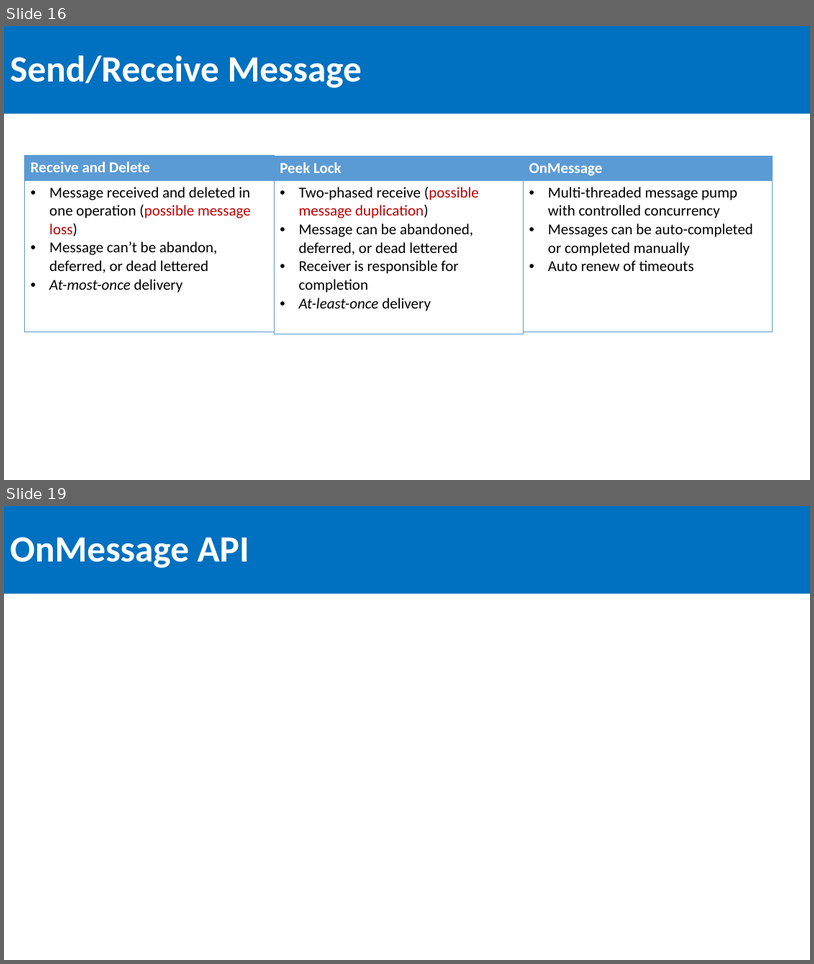
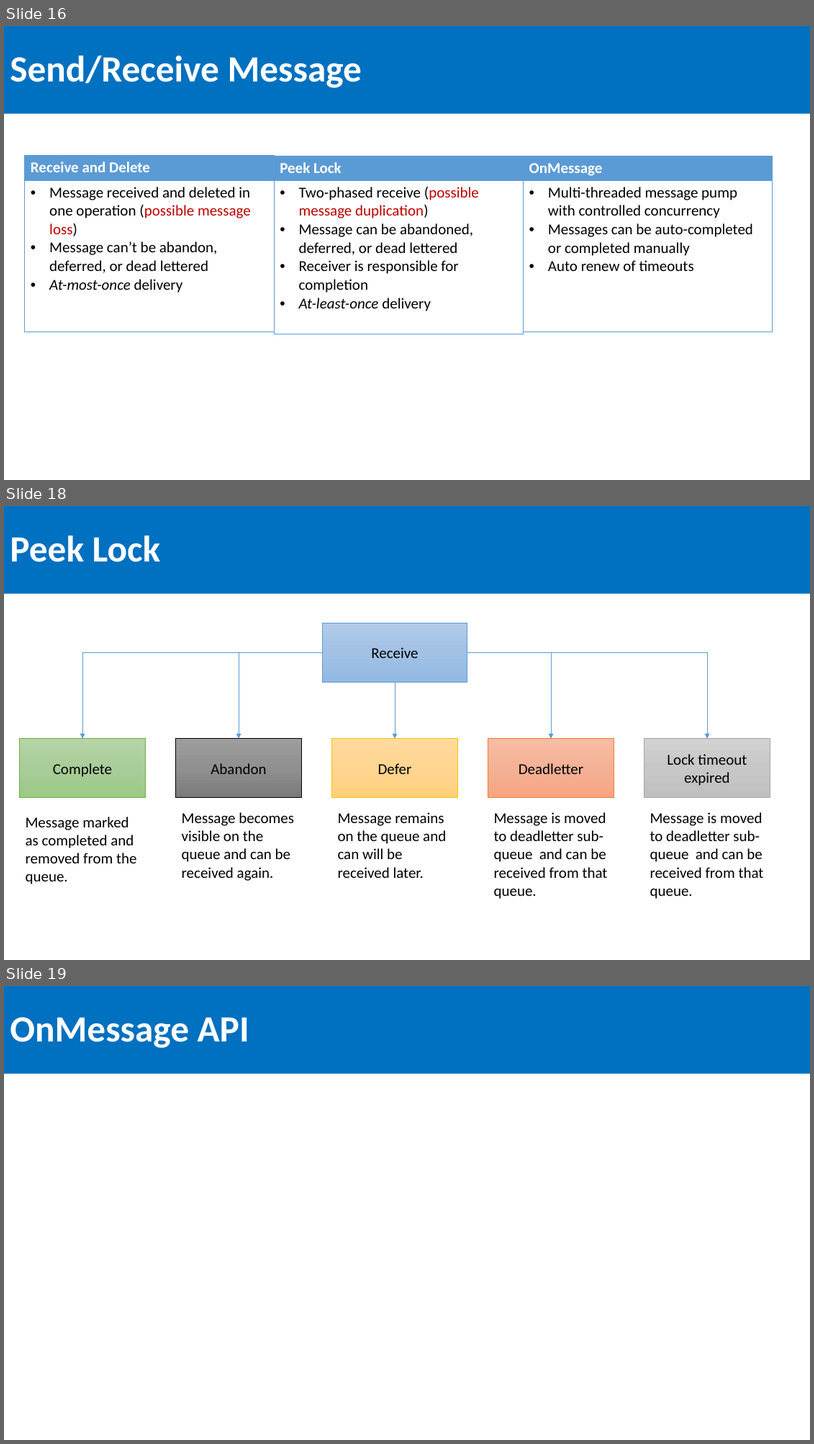
Before and after one commit to SeanFeldman/ASB-DotNet-YYC, a slide deck: Azure Service Bus Calgary .NET usergroup 2016-03-24.pptx. Shown one above the other, each under a label of ours: slides 16 and 19 before the commit, slides 16, 18 and 19 after it; the slides between them are not shown. The pictures are 814x964 and 814x1444 pixels, drawn with LibreOffice and Linux fonts; fonts in the diff are those of the drawing. Boxes give left, top, right and bottom in pixels: in the first picture for what was removed or moved away, otherwise in the second. Text is boxed around its words. In the diff, an @@ line names an element or a change of style, - is before the commit and + after.

```diff
--- a/Azure Service Bus Calgary .NET usergroup 2016-03-24.pptx
+++ b/Azure Service Bus Calgary .NET usergroup 2016-03-24.pptx
@@ slide 18 added at (4,506,810,960), background #FFFFFF @@
@@ title added at (4,506,810,594), fill #0070C0, 44 pt, text #FFFFFF, bold @@
+Peek Lock
@@ rectangle added at (323,623,468,682), fill gradient #B1CBE9 to #A3C1E5 to #93B9E4, outline #5B9BD5 0.5 pt, 18 pt, text #000000 @@
+Receive
@@ elbow arrow added from (323, 652) to (82, 739), #5B9BD5 0.5 pt @@
@@ elbow arrow added from (323, 652) to (239, 739), #5B9BD5 0.5 pt @@
@@ elbow arrow added from (468, 652) to (551, 739), #5B9BD5 0.5 pt @@
@@ elbow arrow added from (468, 652) to (707, 739), #5B9BD5 0.5 pt @@
@@ elbow arrow added from (395, 682) to (395, 739), #5B9BD5 0.5 pt @@
@@ rectangle added at (19,739,146,797), fill gradient #B5D5A7 to #AACE9A to #9CC987, outline #70AD47 0.5 pt, 18 pt, text #000000 @@
+Complete
@@ rectangle added at (176,739,302,797), fill gradient #9D9D9D to #909090 to #7C7C7C, outline #000000 0.5 pt, 18 pt, text #000000 @@
+Abandon
@@ rectangle added at (332,739,458,797), fill gradient #FFDB9E to #FFD590 to #FFD07C, outline #FFC000 0.5 pt, 18 pt, text #000000 @@
+Defer
@@ rectangle added at (488,739,615,797), fill gradient #F7BDA5 to #F5B196 to #F8A582, outline #ED7D31 0.5 pt, 18 pt, text #000000 @@
+Deadletter
@@ rectangle added at (645,739,771,797), fill gradient #D2D2D2 to #C8C8C8 to #C0C0C0, outline #A5A5A5 0.5 pt, 18 pt, text #000000 @@
+Lock timeout expired
@@ text added at (26,816,136,884), 18 pt, text #000000 @@
+Message marked as completed and removed from the queue.
@@ text added at (182,812,294,880), 18 pt, text #000000 @@
+Message becomes visible on the queue and can be received again.
@@ text added at (338,812,446,878), 18 pt, text #000000 @@
+Message remains on the queue and can will be received later.
@@ text added at (494,812,608,898), 18 pt, text #000000 @@
+Message is moved to deadletter sub-queue and can be received from that queue.
@@ text added at (651,812,764,898), 18 pt, text #000000 @@
+Message is moved to deadletter sub-queue and can be received from that queue.
```
Also in this commit, not shown: 2 slides changed, 1 slide removed, 1 other file.
